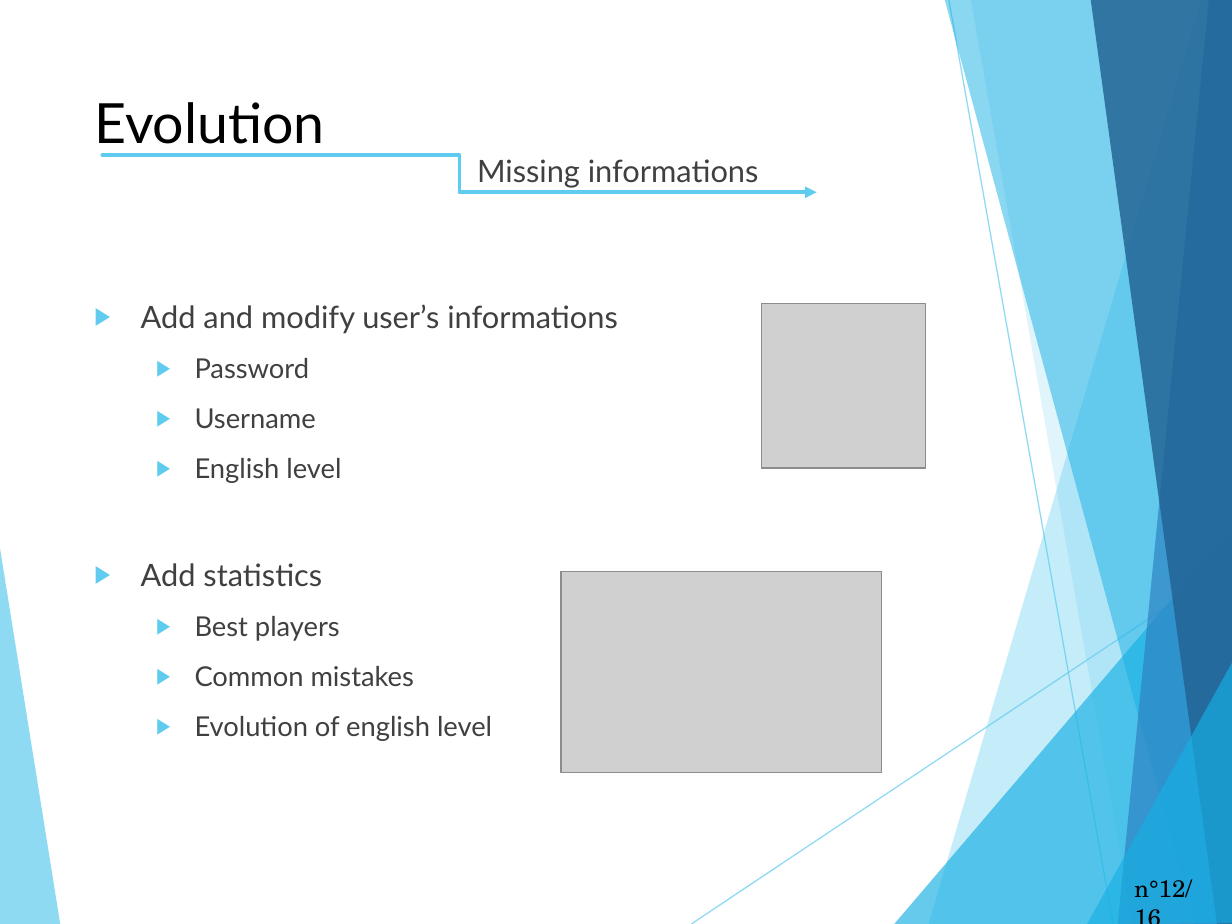
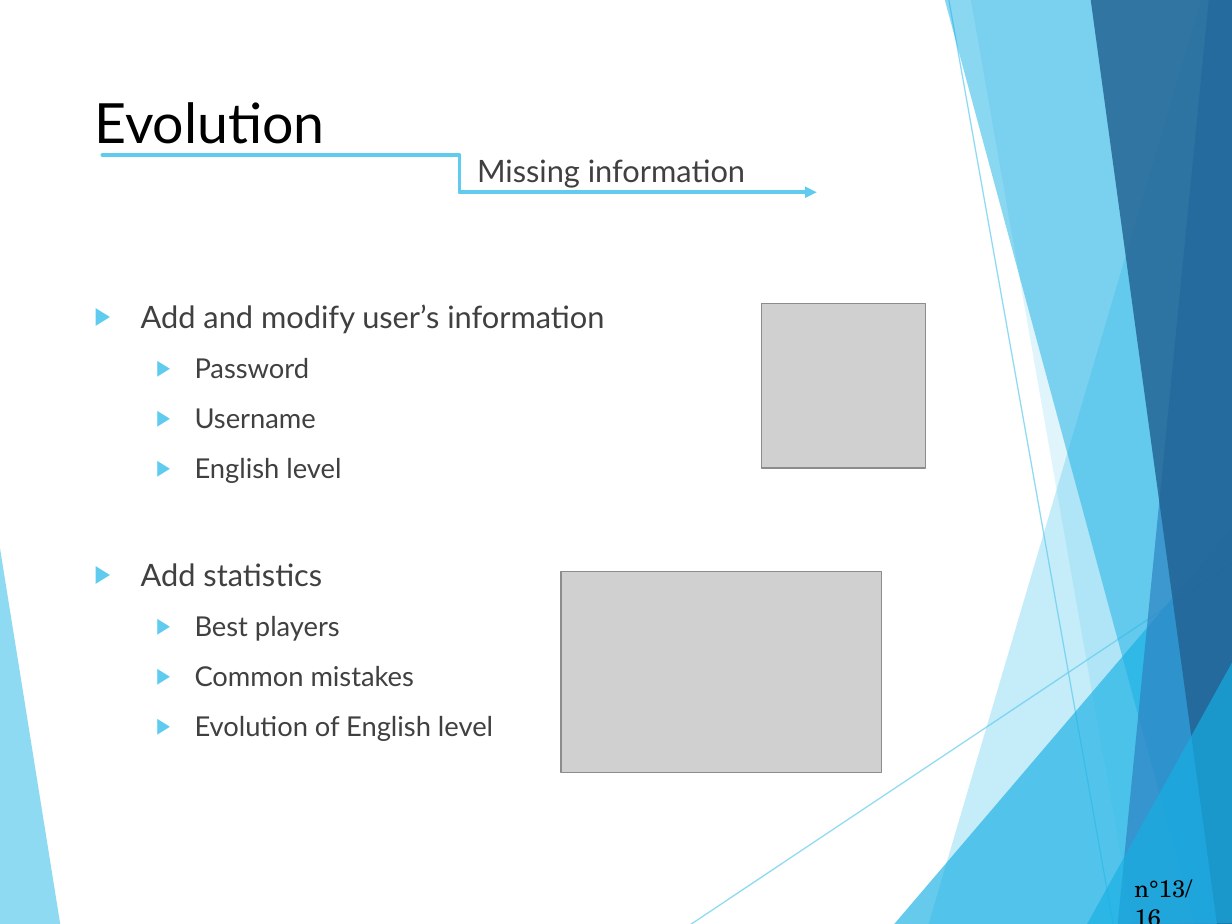
Before and after one commit to Terrasse/Dontforgetthelyrics, a slide deck: slide 13 of English_project.pptx (slide 12 before the commit). Drawn at 1232x924 pixels with LibreOffice and Linux fonts; fonts in the diff are those of the drawing; grey boxes stand for pictures. Boxes give left, top, right and bottom in pixels: in the first picture for what was removed or moved away, otherwise in the second. Text is boxed around its words. In the diff, an @@ line names an element or a change of style, - is before the commit and + after.

Commit message:
Fix english mistakes

```diff
--- a/English_project.pptx
+++ b/English_project.pptx
@@ text at (x1=477, y1=159, x2=745, y2=188): text changed @@
-Missing informations
+Missing information
@@ text at (x1=141, y1=304, x2=604, y2=334): text changed @@
-▶ Add and modify user’s informations
+▶ Add and modify user’s information
@@ text at (x1=195, y1=716, x2=493, y2=741): text changed @@
-  ▶ Evolution of english level
+  ▶ Evolution of English level
@@ page number at (x1=1134, y1=879, x2=1192, y2=898): text changed @@
-n°12/16
+n°13/16
```
Also in this commit, not shown: 9 other slides changed, 1 slide added, 7 other files.
